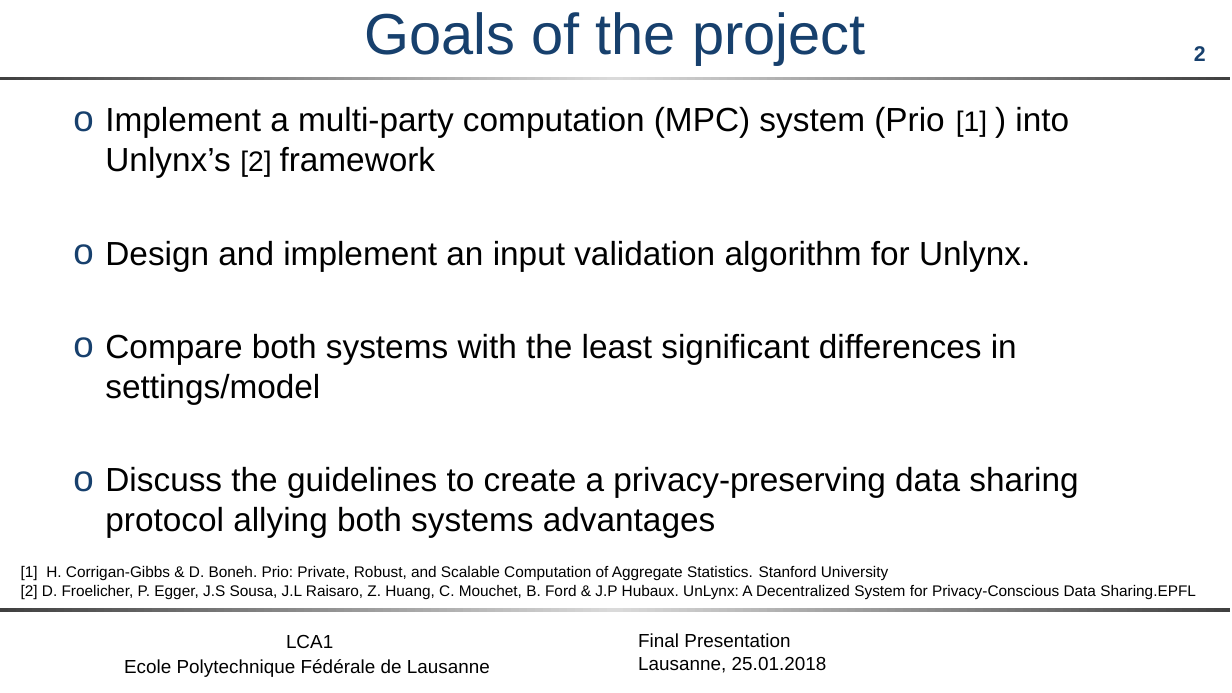
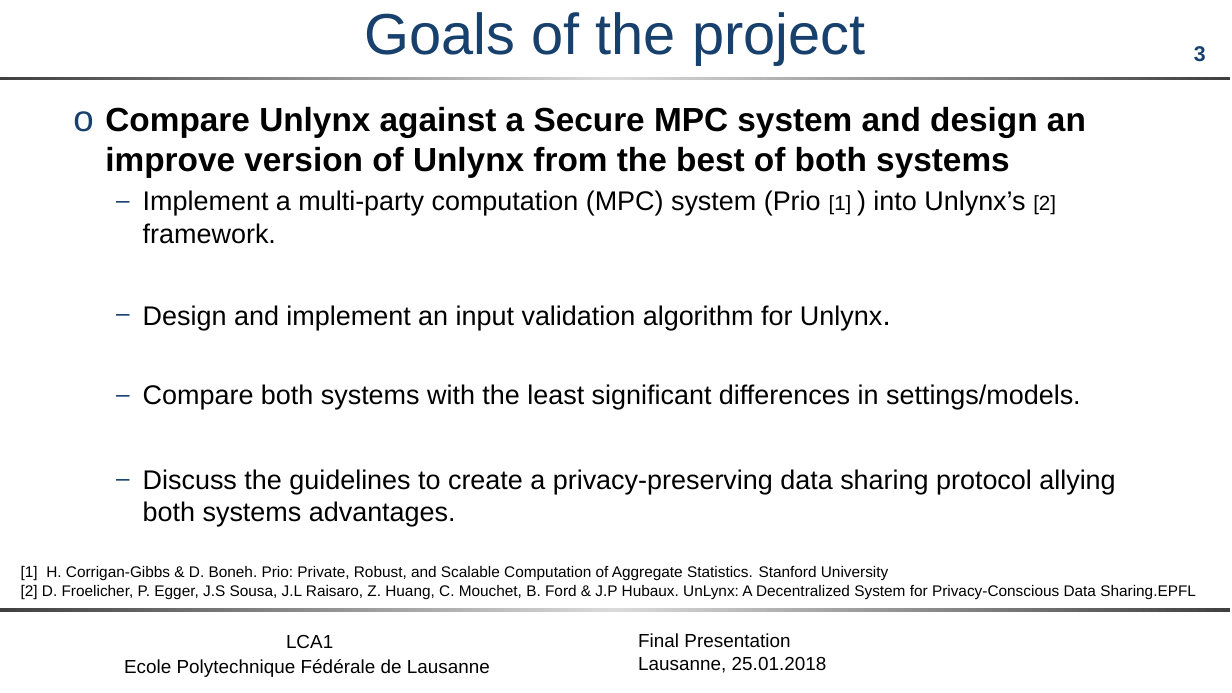
Before and after one commit to maxpr/MasterProjectDocuments, a slide deck: slide 3 of doc/FinalPresentation.pptx (slide 2 before the commit). Drawn at 1232x693 pixels with LibreOffice and Linux fonts; fonts in the diff are those of the drawing; background and template pictures are left out. Boxes give left, top, right and bottom in pixels: in the first picture for what was removed or moved away, otherwise in the second. Text is boxed around its words. In the diff, an @@ line names an element or a change of style, - is before the commit and + after.

```diff
--- a/doc/FinalPresentation.pptx
+++ b/doc/FinalPresentation.pptx
@@ page number at box(1194, 46, 1206, 62): text changed @@
-2
+3
@@ text at box(105, 106, 1086, 244): text changed; bold on @@
-o Implement a multi-party computation (MPC) system (Prio [1] ) into Unlynx’s [2] framework
+o Compare Unlynx against a Secure MPC system and design an improve version of Unlynx from the best of both systems
+  – Implement a multi-party computation (MPC) system (Prio [1] ) into Unlynx’s [2] framework.
@@ text at box(143, 305, 882, 330): size 26 to 21 pt in "Design and implement an input validation algorithm ..."; size 26 to 23 pt in "Unlynx."; bullet o to –; list level 1 to 2 in "Design and implement an input ..." @@
@@ text at box(143, 384, 1115, 526): text changed; size 26 to 21 pt @@
-o Compare both systems with the least significant differences in settings/model
-o Discuss the guidelines to create a privacy-preserving data sharing protocol allying both systems advantages
+  – Compare both systems with the least significant differences in settings/models.
+  – Discuss the guidelines to create a privacy-preserving data sharing protocol allying both systems advantages.
```
Also in this commit, not shown: 13 other slides changed, 4 slides added, 3 slides removed, 10 other files.
